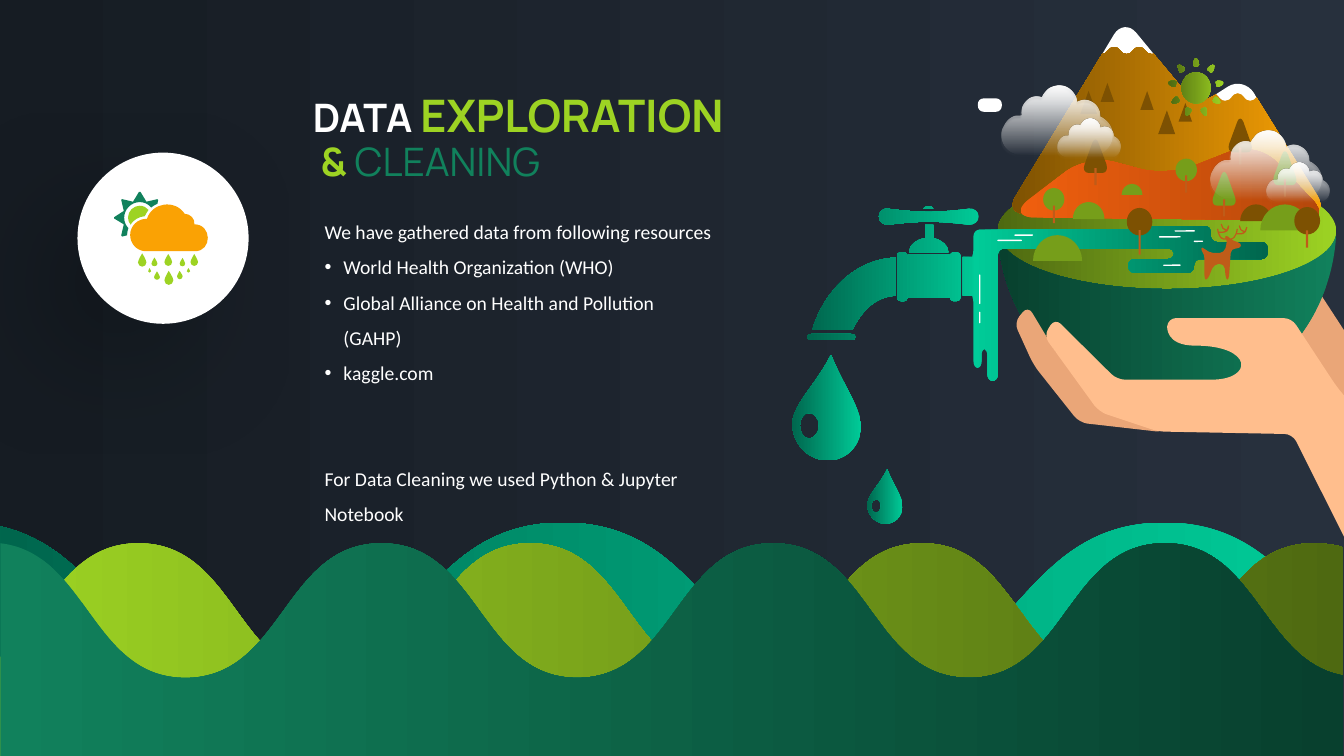
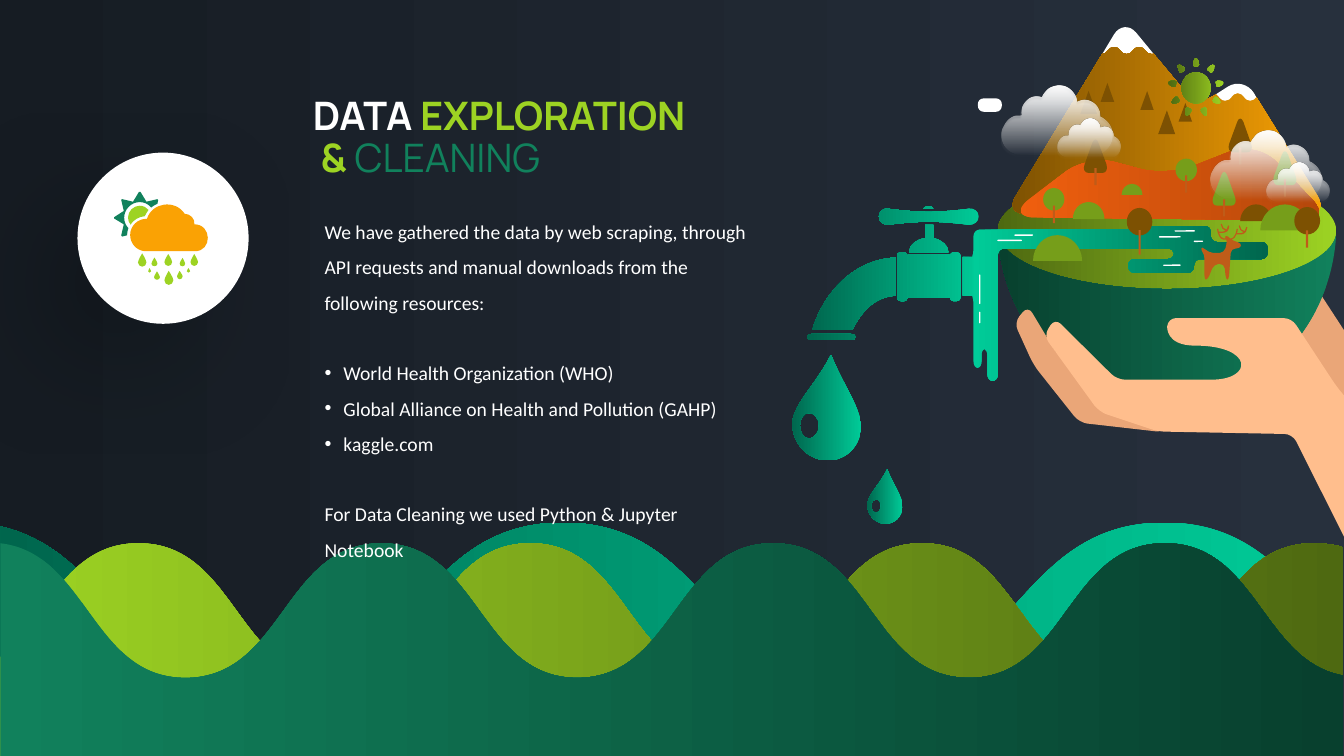
Before and after one commit to sameenshahzad/Project-3_Group-13, a slide deck: slide 4 of Slides & Analysis/Air Pollution.pptx (slide 5 before the commit). Drawn at 1344x756 pixels with LibreOffice and Linux fonts; fonts in the diff are those of the drawing. Boxes give left, top, right and bottom in pixels: in the first picture for what was removed or moved away, otherwise in the second. Text is boxed around its words. In the diff, an @@ line names an element or a change of style, - is before the commit and + after.

```diff
--- a/Slides & Analysis/Air Pollution.pptx
+++ b/Slides & Analysis/Air Pollution.pptx
@@ text at bbox=[313, 101, 685, 131]: size 32 to 28 pt in "EXPLORATION" @@
@@ text at bbox=[325, 225, 746, 314]: text changed @@
-We have gathered data from following resources
+We have gathered the data by web scraping, through API requests and manual downloads from the following resources:
```
Also in this commit, not shown: 3 other slides changed, 7 slides added, 3 slides removed.
